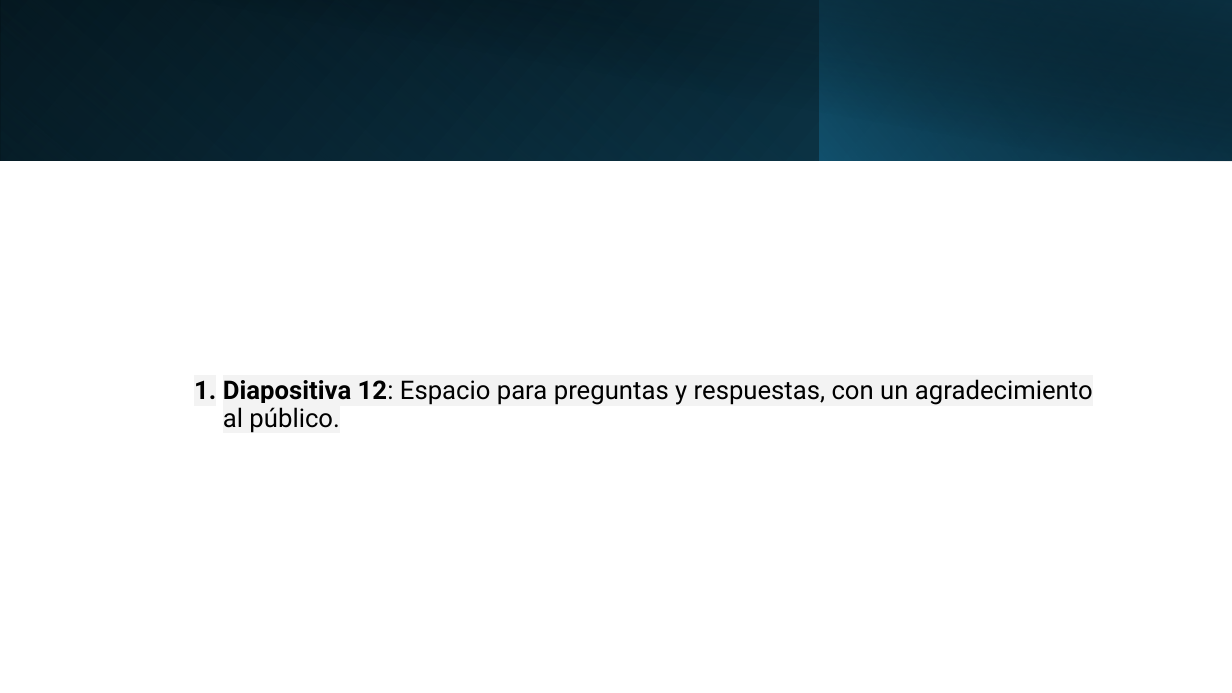
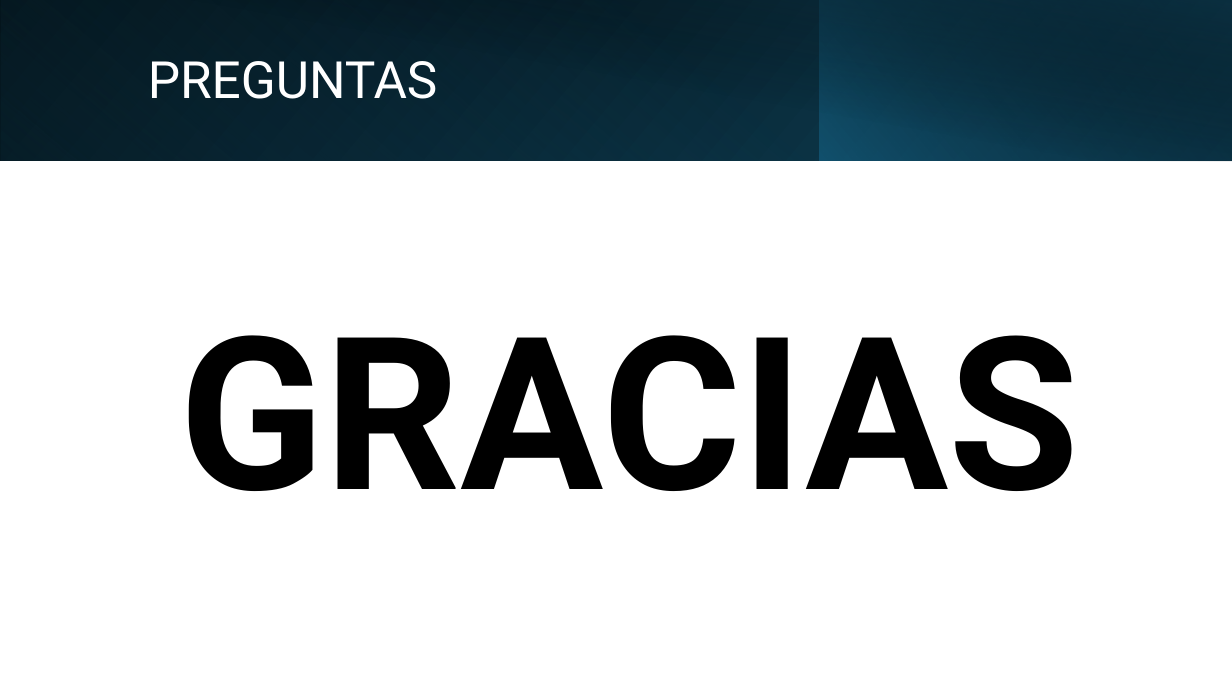
Before and after one commit to 1716732000/TH5, a slide deck: slide 8 of ta5/Avance 03 IA.pptx (slide 11 before the commit). Drawn at 1232x693 pixels with LibreOffice and Linux fonts; fonts in the diff are those of the drawing. Boxes give left, top, right and bottom in pixels: in the first picture for what was removed or moved away, otherwise in the second. Text is boxed around its words. In the diff, an @@ line names an element or a change of style, - is before the commit and + after.

```diff
--- a/ta5/Avance 03 IA.pptx
+++ b/ta5/Avance 03 IA.pptx
@@ title added at box(148, 61, 438, 99), 40 pt, text #FFFFFF @@
+PREGUNTAS
@@ text at box(180, 335, 1080, 491): text changed; size 20 to 166 pt; bold on @@
-  1. Diapositiva 12: Espacio para preguntas y respuestas, con un agradecimiento al público.
+GRACIAS
```
Also in this commit, not shown: 2 other slides changed, 5 slides added, 8 slides removed.
